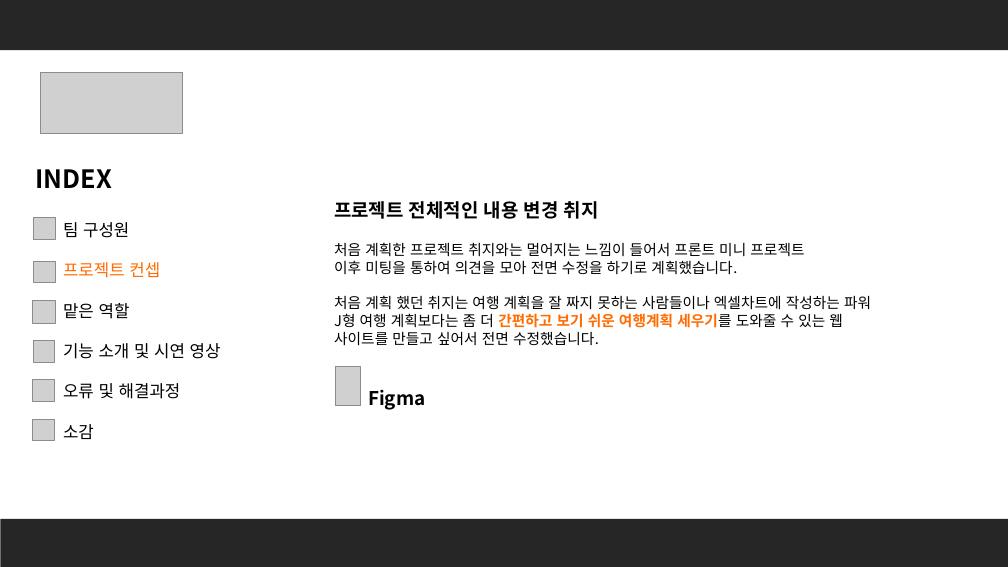
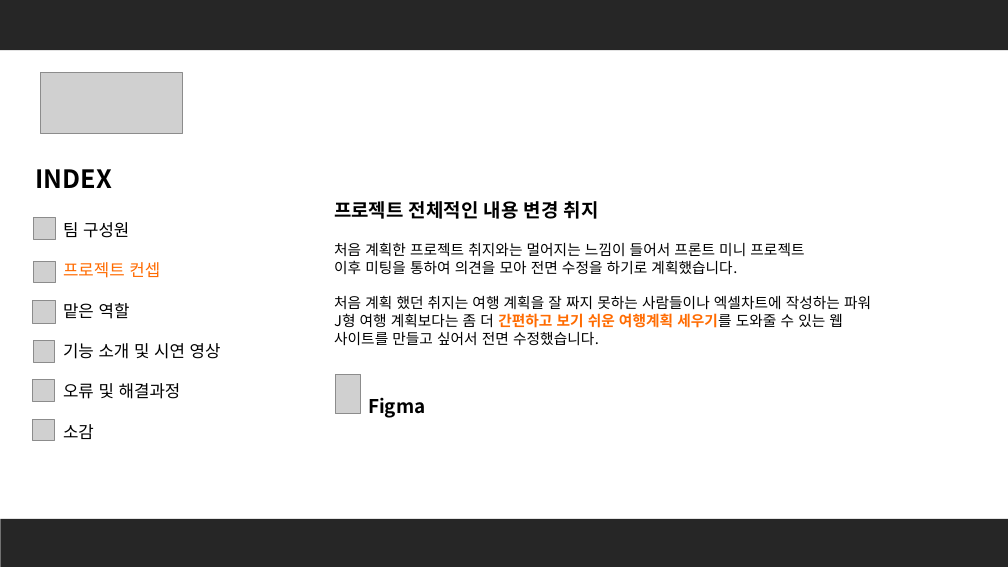
Before and after one commit to NCloudSemi/NCloudSEMI, a slide deck: slide 4 of COMMA ppt(2).pptx. Drawn at 1008x567 pixels with LibreOffice and Linux fonts; fonts in the diff are those of the drawing; grey boxes stand for pictures. Boxes give left, top, right and bottom in pixels: in the first picture for what was removed or moved away, otherwise in the second. Text is boxed around its words. In the diff, an @@ line names an element or a change of style, - is before the commit and + after.

```diff
--- a/COMMA ppt(2).pptx
+++ b/COMMA ppt(2).pptx
@@ picture: place and size @@
-picture at (335, 366, 361, 405)
+picture at (335, 374, 361, 414)
@@ text "Figma": place and size @@
-text "Figma" at (368, 389, 425, 410)
+text "Figma" at (368, 397, 425, 418)
```
Also in this commit, not shown: 1 other slide changed, 2 other files.
